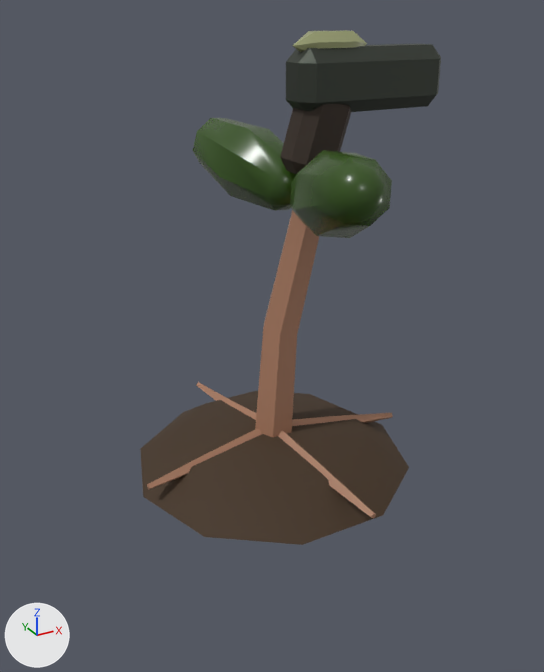
An edit to the glTF model LIMINAL V13/data/models/e39_sprout.glb, drawn before and after from the same camera.
Before and after are seen from a 50 mm camera at (-0.0504, -0.0916, 0.0654) aimed at (-0.0013, -0.0023, 0.0208). The axes (+X, +Y, +Z) are drawn at lower left. The lights are the same throughout. The older version comes first. Vertices at exactly the same position are counted once.

Names of what the first picture shows: 'teil0', 'teil1', 'teil2', 'teil3', 'teil4', 'teil5'.
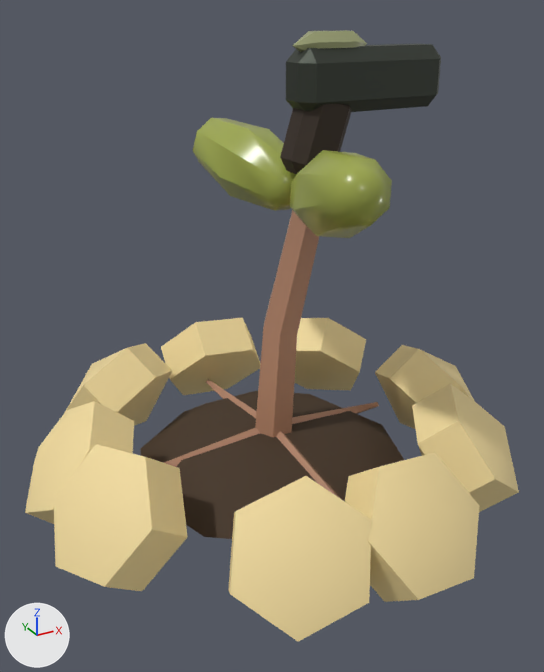
Patch to the scene script:
```diff
--- a/LIMINAL V13/data/models/e39_sprout.glb.py
+++ b/LIMINAL V13/data/models/e39_sprout.glb.py
@@ me_teil0 @@
-me_teil0.from_pydata(...)  # 72 vertices, 124 faces; spans x -0.0219..0.0219, y -0.0239..0.0239, z -0.0003..0.0504
-me_teil0.vertices[61].co = (-0.0018, -0.0002, 0.003)
-me_teil0.vertices[63].co = (0.0018, 0.0002, 0.003)
-me_teil0.vertices[64].co = (0.0015, -0.012, 0.0032)  # pixel (320, 464)
-me_teil0.vertices[65].co = (0.0003, -0.012, 0.002)
-me_teil0.vertices[66].co = (0.0015, -0.0118, 0.0008)
-me_teil0.vertices[67].co = (0.0027, -0.0118, 0.002)
-me_teil0.vertices[68].co = (0.0028, -0.0238, 0.0017)  # pixel (374, 513)
-me_teil0.vertices[69].co = (0.0023, -0.0239, 0.0012)  # pixel (370, 517)
-me_teil0.vertices[70].co = (0.0028, -0.0238, 0.0007)  # pixel (373, 518)
-me_teil0.vertices[71].co = (0.0033, -0.0237, 0.0012)  # pixel (376, 514)
+me_teil0.from_pydata(...)  # 72 vertices, 124 faces; spans x -0.022..0.022, y -0.024..0.024, z -0.0003..0.0504
+# me_teil0 part 1: the loose piece of 12 vertices spanning x -0.0002..0.0219, y -0.0031..0.0018, z 0.0007..0.0048 is turned 11.1 degrees about the z axis through its middle, then moved by (-0.0001, 0.002, 0.0)
+# me_teil0 part 2: the loose piece of 12 vertices spanning x -0.0029..0.0018, y -0.0002..0.0239, z 0.0007..0.0048 is turned -5 degrees about the z axis through the mesh origin
+# me_teil0 part 3: the loose piece of 12 vertices spanning x -0.0219..0.0002, y -0.0029..0.0018, z 0.0007..0.0048 is turned -9.2 degrees about the z axis through its middle, then moved by (0.0001, 0.0017, 0.0)
+# me_teil0 part 4
+me_teil0.vertices[61].co = (-0.0018, 0.0, 0.003)
+me_teil0.vertices[63].co = (0.0018, 0.0, 0.003)
+me_teil0.vertices[64].co = (0.0, -0.0121, 0.0032)  # pixel (311, 467)
+me_teil0.vertices[65].co = (-0.0012, -0.012, 0.002)
+me_teil0.vertices[66].co = (0.0, -0.0119, 0.0008)
+me_teil0.vertices[67].co = (0.0012, -0.012, 0.002)
+me_teil0.vertices[68].co = (0.0, -0.024, 0.0017)
+me_teil0.vertices[69].co = (-0.0005, -0.024, 0.0012)
+me_teil0.vertices[70].co = (0.0, -0.024, 0.0007)
+me_teil0.vertices[71].co = (0.0005, -0.024, 0.0012)
 me_teil0.materials.append(mat_look_wood_r_1__e39_wurzel)
@@ me_teil1 @@
 me_teil1.from_pydata(...)  # 52 vertices, 96 faces; spans x -0.0034..0.0088, y -0.0238..0.0238, z 0.0372..0.0494
-me_teil1.materials.append(mat_look_plastic_r_0_6__e39_blatt)  # dark green #335217
+me_teil1.materials.append(mat_look_plastic_r_0_6__e39_keimblatt)  # yellow #9ea84c
@@ ob_teil6 @@
+ob_teil6 = bpy.data.objects.new('teil6', me_teil6)  # 126 vertices, 216 faces; spans x -0.0383..0.0386, y -0.0379..0.0379, z -0.0066..0.0126; in mat_look_fabric_tex_moss_r_1_5__e39_moos_trocken (beige #f2db9e)
+ob_teil6.location = (0.0, 0.0, 0.0)
```

What differs and where, as boxes (x1, y1, x2, y2) in the pictures (544 x 672 px; the box of a moved part takes in the faces that stretch with it):
'teil6', added (beige)
    after: (25, 318, 519, 642)
'teil1', recoloured (dark green to yellow)
    both: (193, 118, 392, 238)
'teil0', reshaped
    before: (147, 210, 393, 519)
    after: (164, 210, 379, 499)
part 1 of me_teil0, moved or reshaped
    before: (292, 413, 393, 426)
    after: (292, 402, 379, 424)
part 2 of me_teil0, moved or reshaped
    before: (196, 382, 256, 420)
    after: (206, 379, 257, 418)
part 3 of me_teil0, moved or reshaped
    before: (147, 428, 262, 489)
    after: (164, 428, 260, 467)
part 4 of me_teil0, moved or reshaped
    before: (278, 431, 376, 519)
    after: (276, 431, 341, 499)
